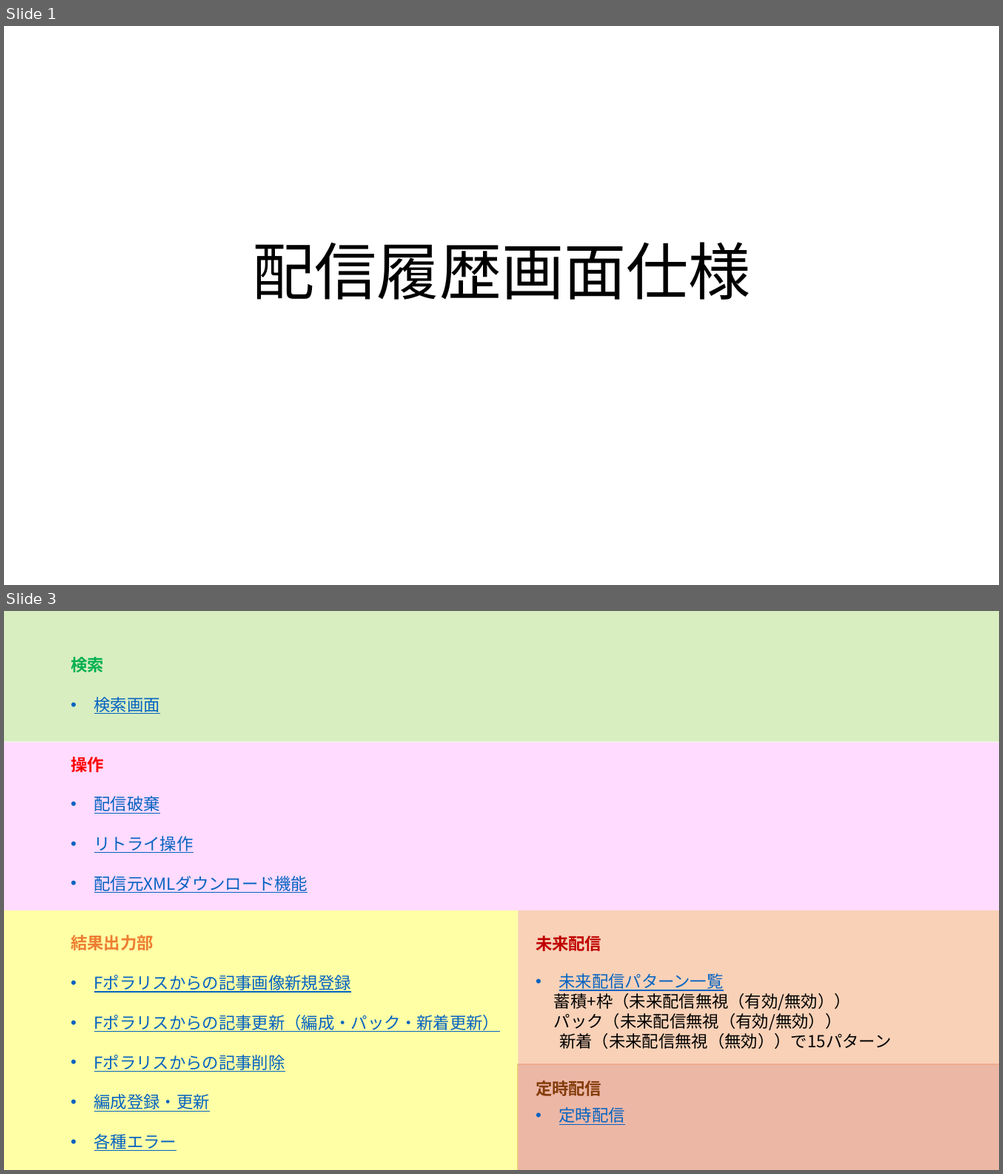
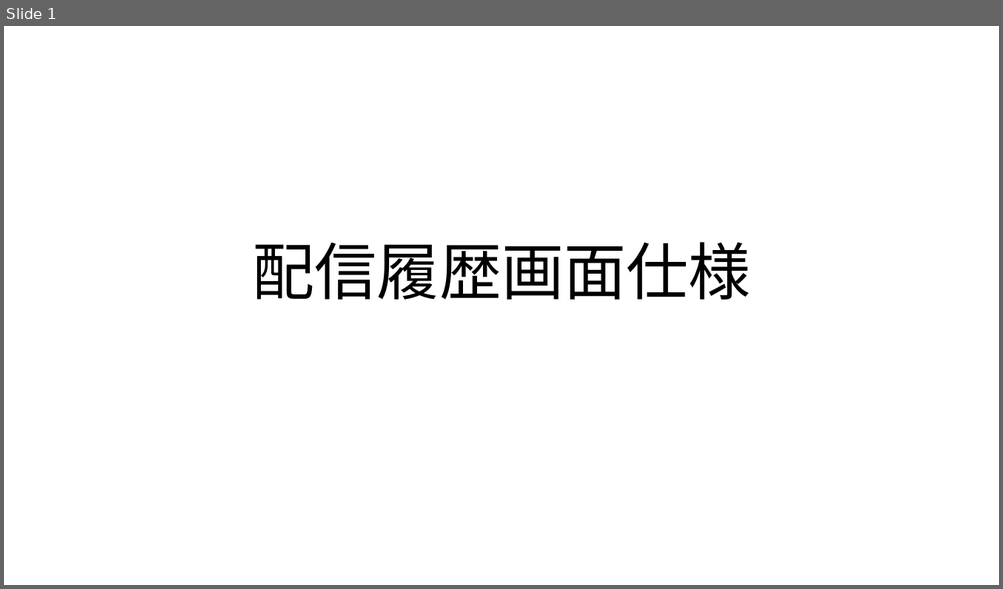
Before and after one commit to TKBTK48/JBSTexrBook, a slide deck: 画面遷移検討.pptx. Shown one above the other, each under a label of ours: slides 1 and 3 before the commit, slide 1 after it; the slides between them are not shown. The pictures are 1003x1174 and 1003x589 pixels, drawn with LibreOffice and Linux fonts; fonts in the diff are those of the drawing. Boxes give left, top, right and bottom in pixels: in the first picture for what was removed or moved away, otherwise in the second. Text is boxed around its words. In the diff, an @@ line names an element or a change of style, - is before the commit and + after.

```diff
--- a/画面遷移検討.pptx
+++ b/画面遷移検討.pptx
@@ slide 3 removed at [4,611,999,1170], background #FFFFFF @@
@@ rectangle removed at [4,611,999,741] @@
@@ text removed at [71,657,500,1151] @@
-検索
-• 検索画面
-操作
-• 配信破棄
-• リトライ操作
-• 配信元XMLダウンロード機能
-結果出力部
-• Fポラリスからの記事画像新規登録
-• Fポラリスからの記事更新（編成・パック・新着更新）
-• Fポラリスからの記事削除
-• 編成登録・更新
-• 各種エラー
@@ rectangle removed at [4,742,999,911] @@
@@ rectangle removed at [4,911,518,1170] @@
@@ rectangle removed at [518,911,999,1065] @@
@@ text removed at [535,936,601,951] @@
-未来配信
@@ text removed at [554,974,891,1049] @@
-• 未来配信パターン一覧
-蓄積+枠（未来配信無視（有効/無効））
-パック（未来配信無視（有効/無効））
-新着（未来配信無視（無効））で15パターン
@@ rectangle removed at [518,1065,999,1170] @@
@@ text removed at [535,1081,601,1096] @@
-定時配信
@@ text removed at [559,1108,625,1125] @@
-• 定時配信
```
Also in this commit, not shown: 24 slides changed, 13 slides added, 18 other slides removed, 1 other file.
